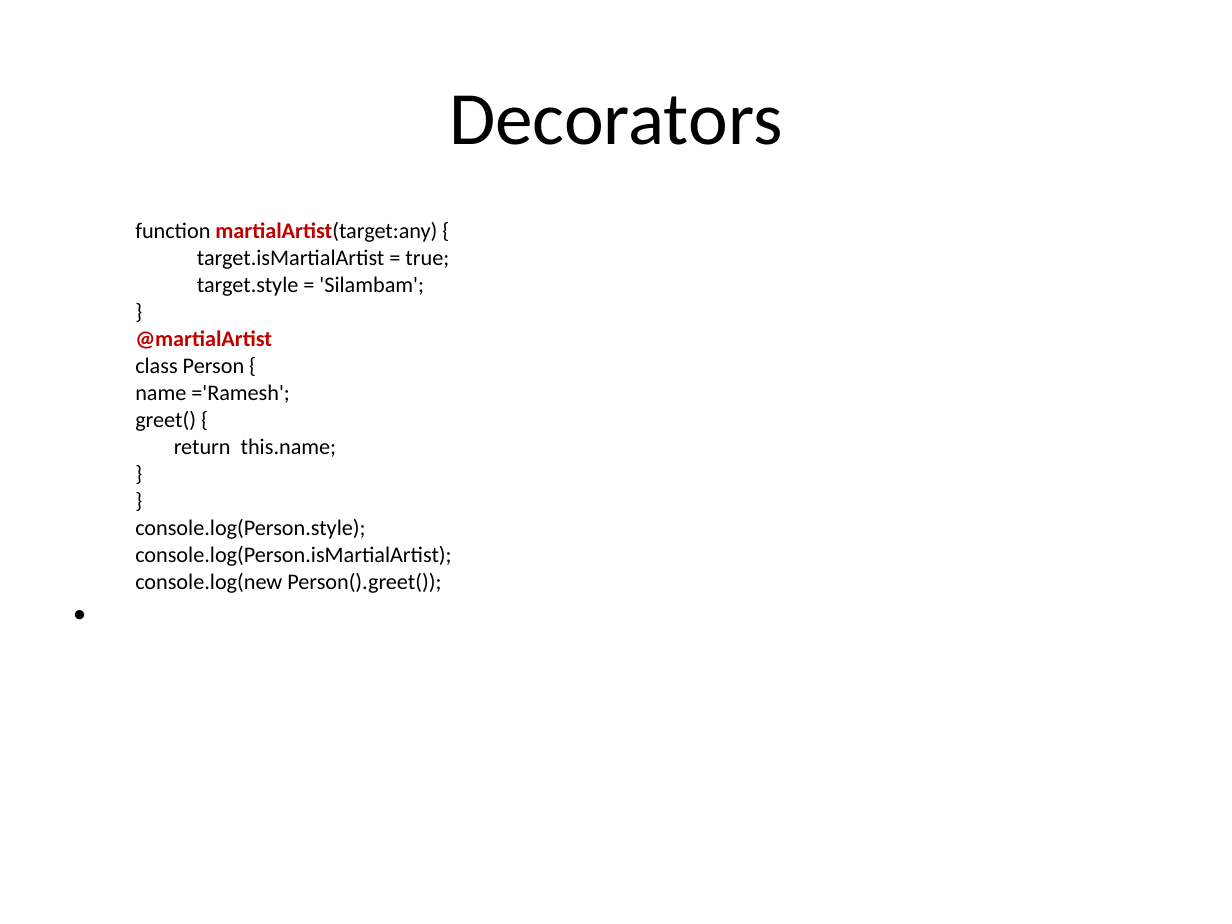
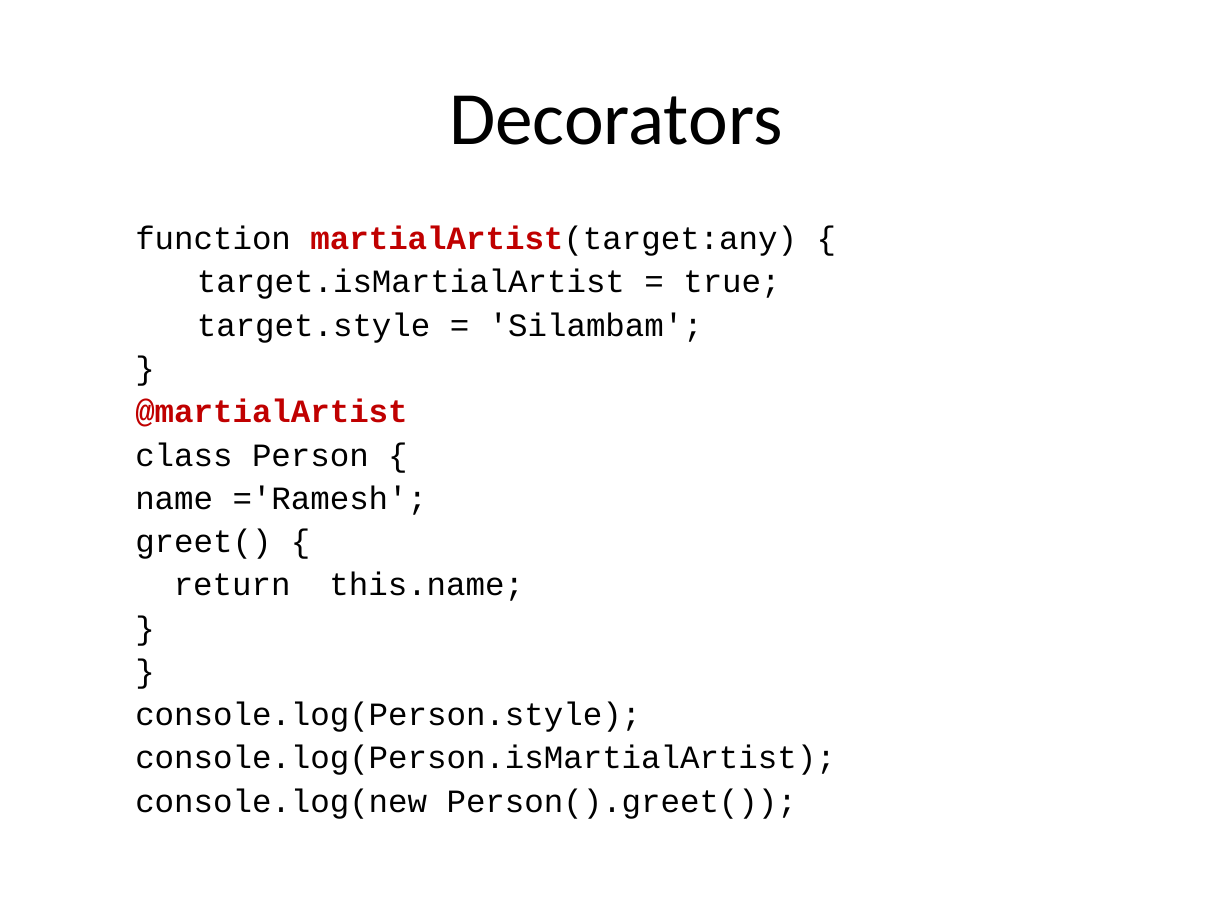
Before and after one commit to vishnumvn/AngularJS_Tut, a slide deck: slide 79 of Materials/ES_TS_For_Anguar4.ppt. Drawn at 1232x924 pixels with LibreOffice and Linux fonts; fonts in the diff are those of the drawing. Boxes give left, top, right and bottom in pixels: in the first picture for what was removed or moved away, otherwise in the second. Text is boxed around its words. In the diff, an @@ line names an element or a change of style, - is before the commit and + after.

```diff
--- a/Materials/ES_TS_For_Anguar4.ppt
+++ b/Materials/ES_TS_For_Anguar4.ppt
@@ text "function martialArtist(target:any) {" at [135,226,836,819]: size 13 to 19 pt, font Calibri to Courier New; line spacing 0.8 to 0.9; more space between paragraphs @@
```
Also in this commit, not shown: 9 other slides changed, 3 other files.
